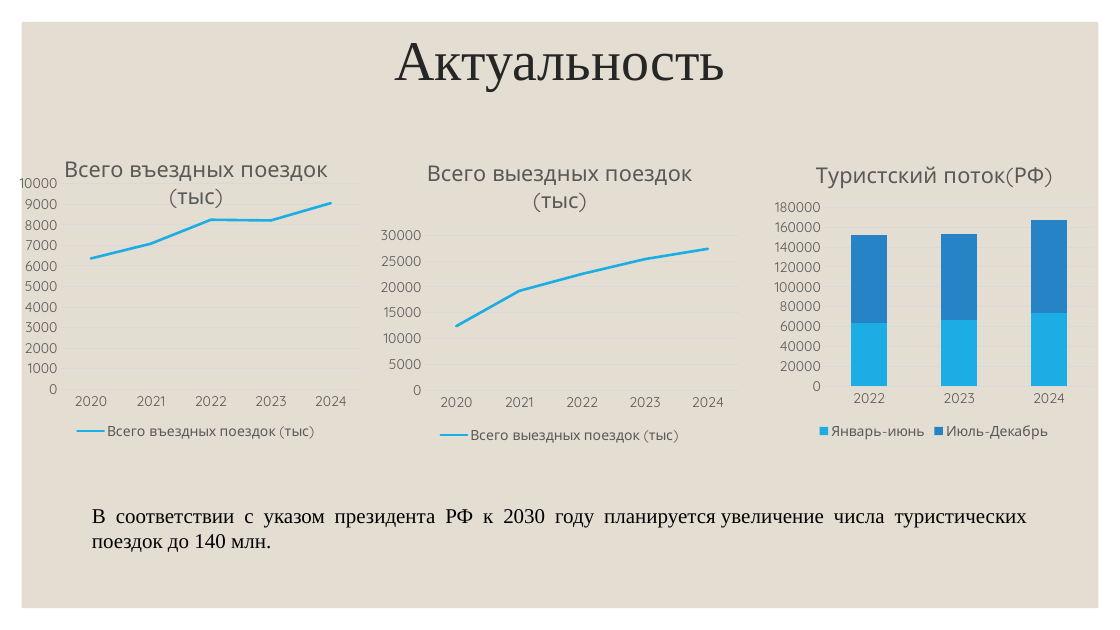
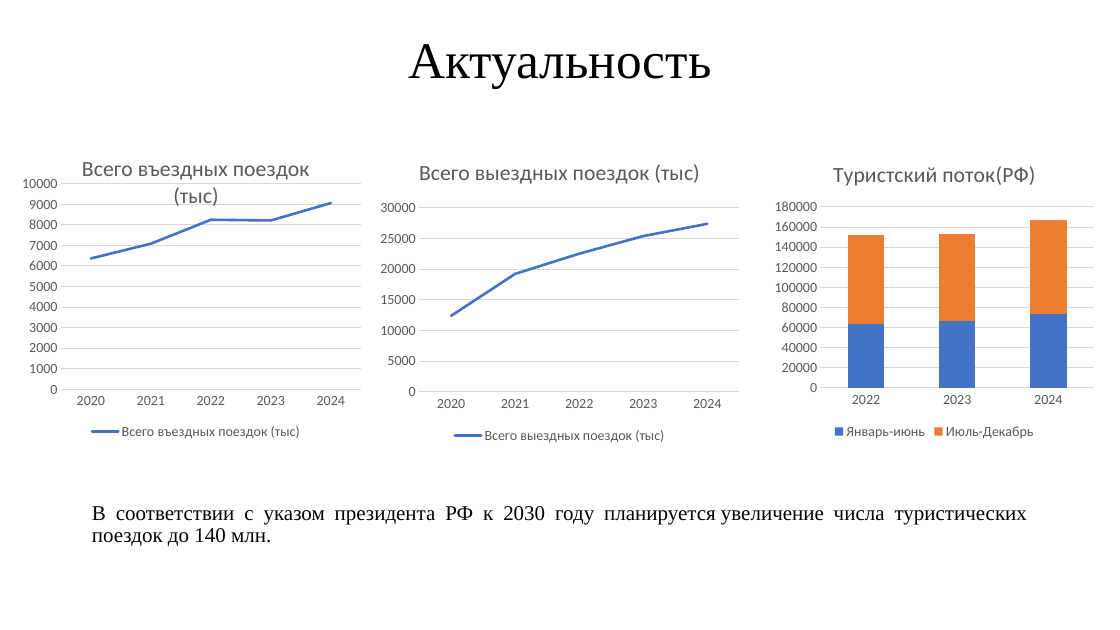
Before and after one commit to RAdKuzur/ASU, a slide deck: slide 3 of Магистерская/Предзащита(после Синельщикова).pptx. Drawn at 1120x630 pixels with LibreOffice and Linux fonts; fonts in the diff are those of the drawing. Boxes give left, top, right and bottom in pixels: in the first picture for what was removed or moved away, otherwise in the second. Text is boxed around its words. In the diff, an @@ line names an element or a change of style, - is before the commit and + after.

Commit message:
fix commit

```diff
--- a/Магистерская/Предзащита(после Синельщикова).pptx
+++ b/Магистерская/Предзащита(после Синельщикова).pptx
@@ rectangle removed at [22,22,1099,608] @@
@@ title "Актуальность" at [408,44,711,89]: size 48 to 44 pt, text colour #262626 to #000000 @@
@@ line chart at [19,139,374,444] @@
@@ colour of Всего въездных поездок (тыс) #1CADE4 to #4472C4 @@
@@ legend changed @@
@@ category axis changed @@
@@ value axis changed @@
@@ lettering changed @@
@@ line chart at [373,143,747,448] @@
@@ colour of Всего выездных поездок (тыс) #1CADE4 to #4472C4 @@
@@ legend changed @@
@@ category axis changed @@
@@ value axis changed @@
@@ lettering changed @@
@@ column stacked chart at [768,147,1101,444] @@
@@ colour of Январь-июнь #1CADE4 to #4472C4 @@
@@ colour of Июль-Декабрь #2683C6 to #ED7D31 @@
@@ legend changed @@
@@ category axis changed @@
@@ value axis changed @@
@@ lettering changed @@
@@ text "В соответствии с указом президента ..." at [92,506,1027,546]: line spacing 1 to 0.9; more space between paragraphs @@
```
Also in this commit, not shown: 7 other slides changed.
